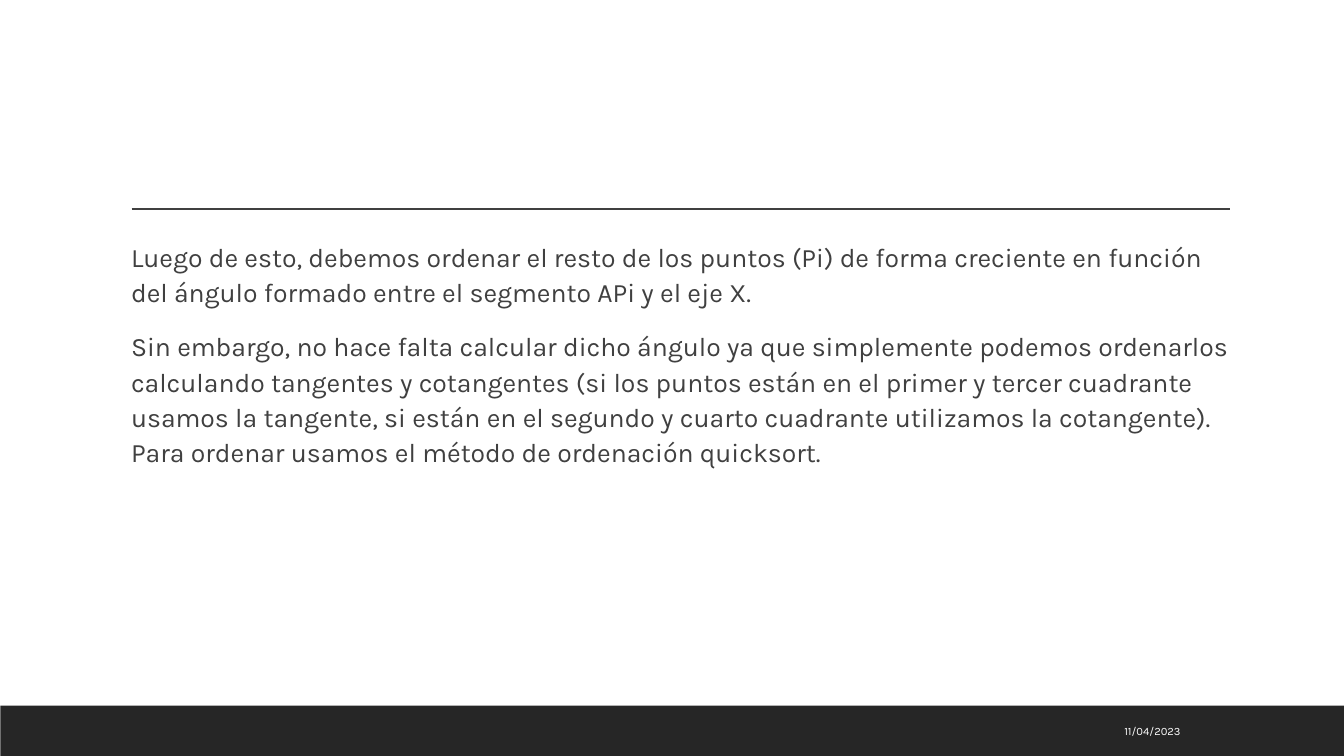
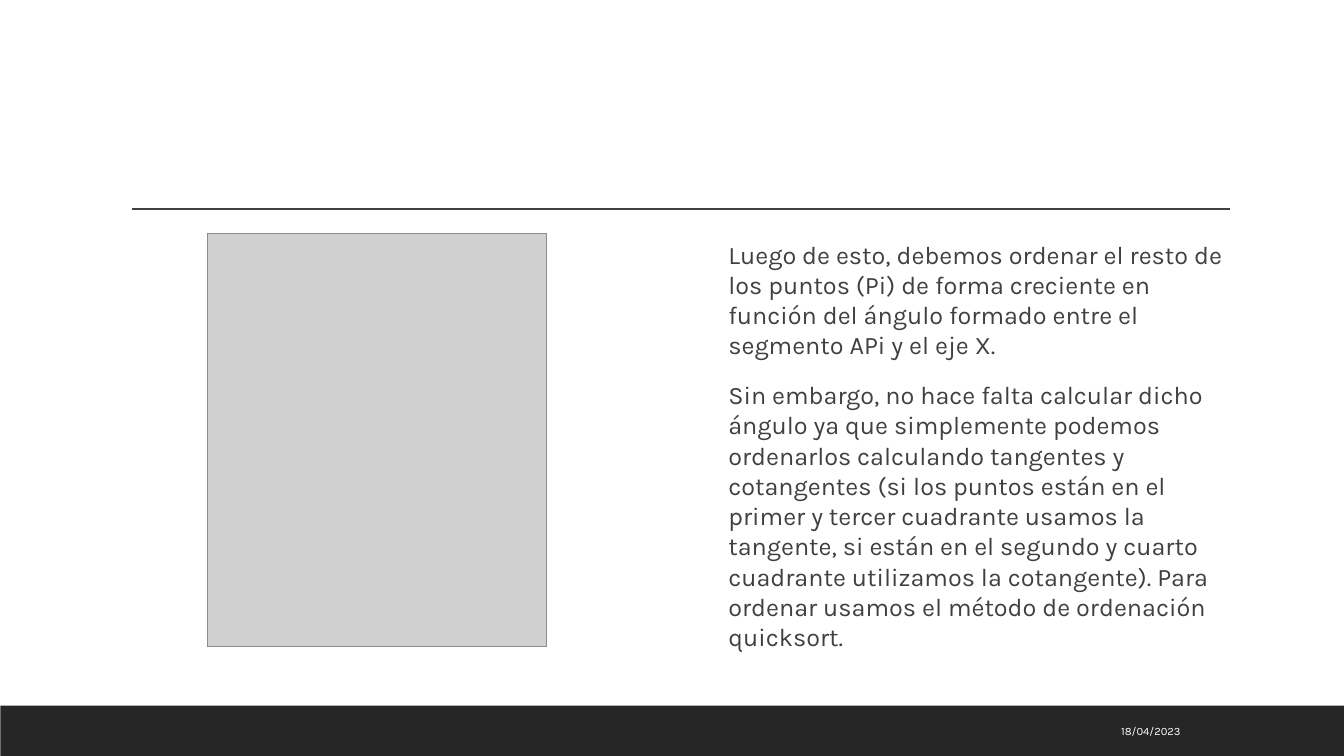
Before and after one commit to MarioLndz/Practica2DyV, a slide deck: slide 10 of PresentaciónPráctica2.pptx (slide 11 before the commit). Drawn at 1344x756 pixels with LibreOffice and Linux fonts; fonts in the diff are those of the drawing; grey boxes stand for pictures. Boxes give left, top, right and bottom in pixels: in the first picture for what was removed or moved away, otherwise in the second. Text is boxed around its words. In the diff, an @@ line names an element or a change of style, - is before the commit and + after.

```diff
--- a/PresentaciónPráctica2.pptx
+++ b/PresentaciónPráctica2.pptx
@@ picture added at [208, 234, 546, 647] @@
@@ text "Luego de esto, debemos ordenar ...": place and size @@
-text "Luego de esto, debemos ordenar ..." at [131, 247, 1228, 469]
+text "Luego de esto, debemos ordenar ..." at [728, 247, 1222, 652]
@@ text "Luego de esto, debemos ordenar ..." at [728, 247, 1222, 652]: size 19 to 18 pt; line spacing 1.1 to 1 @@
@@ text at [1121, 727, 1180, 736]: text changed @@
-11/04/2023
+18/04/2023
```
Also in this commit, not shown: 35 other slides changed, 2 slides added, 11 slides removed.
